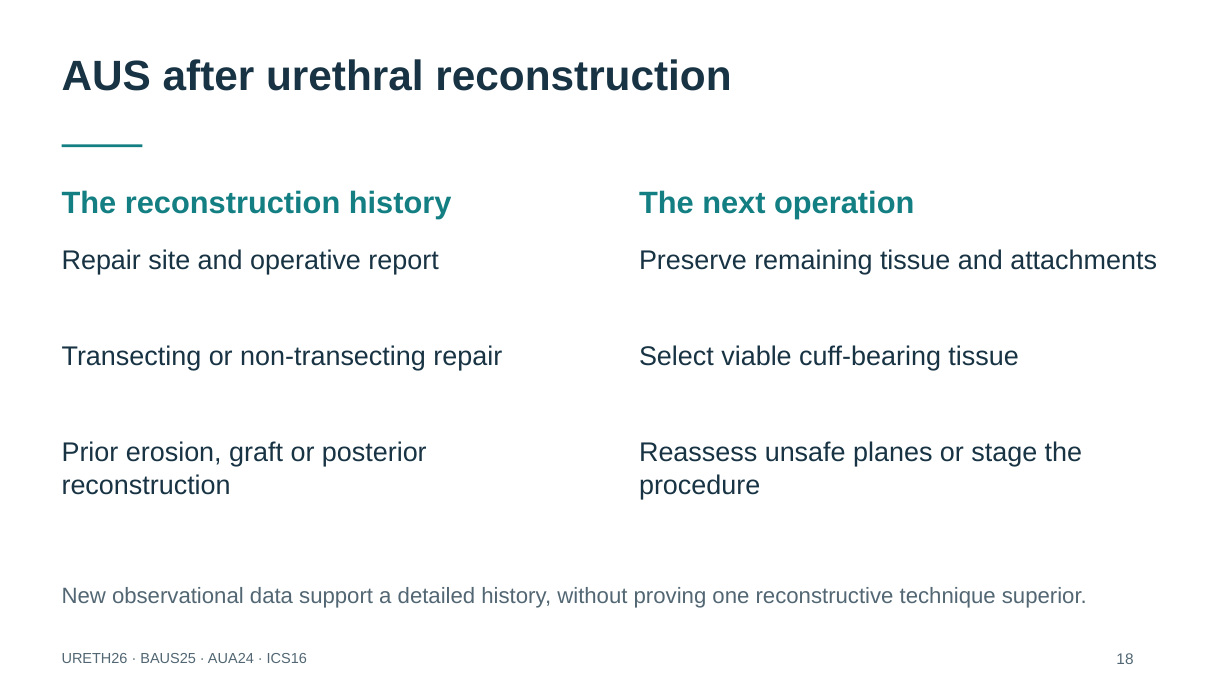
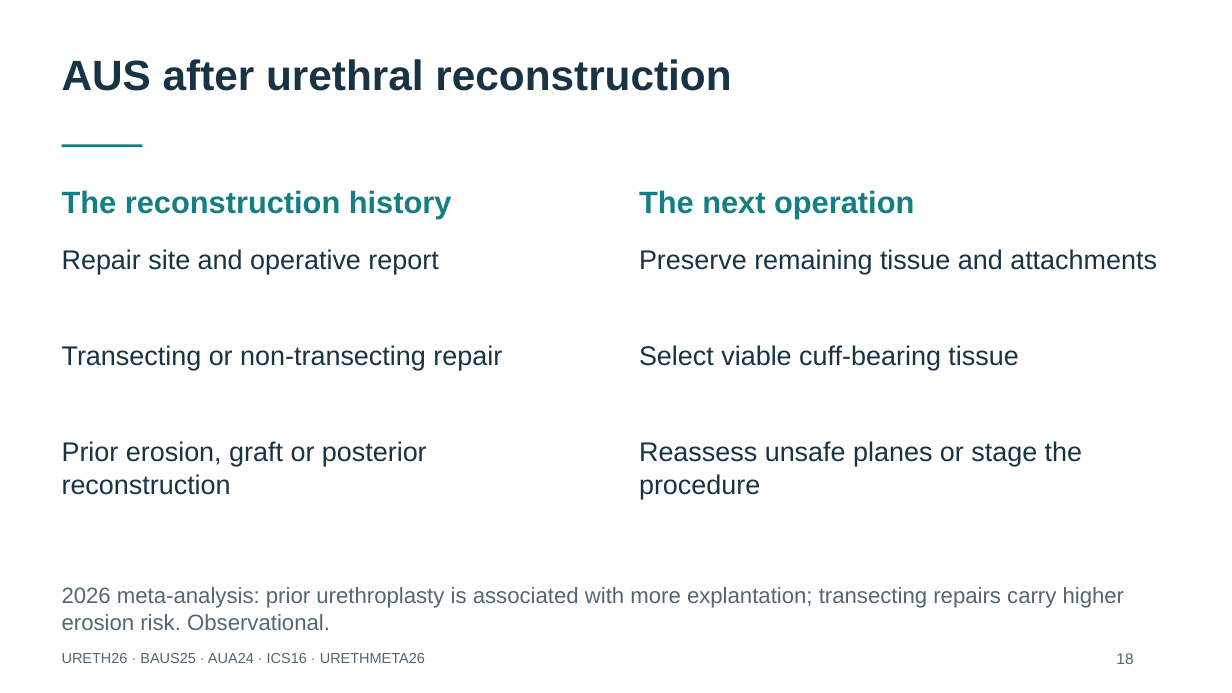
Before and after one commit to nityjr-ctrl/aus-presentation, a slide deck: slide 19 of presentation/AUS-teaching-deck.pptx. Drawn at 1232x693 pixels with LibreOffice and Linux fonts; fonts in the diff are those of the drawing. Boxes give left, top, right and bottom in pixels: in the first picture for what was removed or moved away, otherwise in the second. Text is boxed around its words. In the diff, an @@ line names an element or a change of style, - is before the commit and + after.

```diff
--- a/presentation/AUS-teaching-deck.pptx
+++ b/presentation/AUS-teaching-deck.pptx
@@ text at bbox=[62, 587, 1125, 630]: text changed @@
-New observational data support a detailed history, without proving one reconstructive technique superior.
+2026 meta-analysis: prior urethroplasty is associated with more explantation; transecting repairs carry higher erosion risk. Observational.
@@ text at bbox=[62, 653, 425, 663]: text changed @@
-URETH26 · BAUS25 · AUA24 · ICS16
+URETH26 · BAUS25 · AUA24 · ICS16 · URETHMETA26
```
Also in this commit, not shown: 27 other slides changed, 3 slides added, 12 other files.
